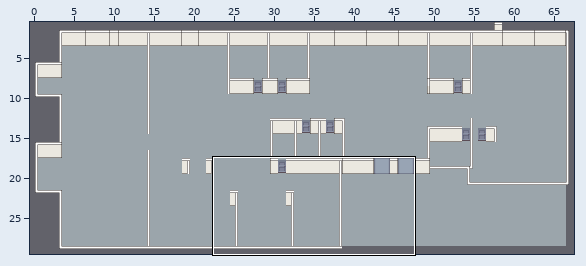
Two versions of a level (Tiled map, maps/office_floor_14/floor_14.tmx). Above: a wide view before the commit, with the close-up outlined.
Close-up. Before the commit:
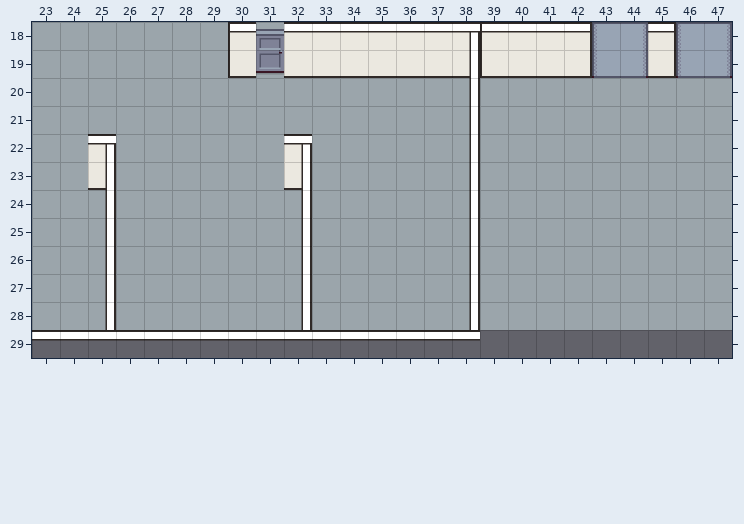
Cells are 32x32 px. Shown: x 23..47, y 18..29. The commit also changed other parts of the map, which this record leaves out.
Now the later version:
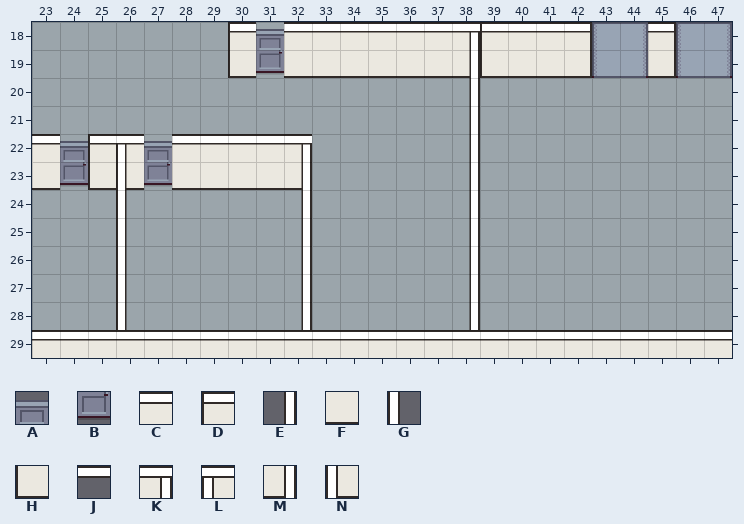
Key: from "office_32px": A 236, B 252; from "walls": C 2, D 40, E 48, F 50, G 53, H 56, J 82, K 133, L 134, M 212, N 214.
_ is an empty cell.
The exact change:
Layer "Ventanas-Paredes-Puertas":
Tile A now appears in row 22 at x 24 and 27.
Tile B now appears in row 23 at x 24 and 27.
The author changed tile J to tile C in row 29 at x 23 to 38.
Tile C now appears in row 22 at x 23 and 28 to 31; in row 29 at x 39 to 47.
The author changed tile K to tile D in row 22 at x 25.
Tile F now appears in row 23 at x 23 and 28 to 31.
Tile G now appears in rows 24 to 28 at x 26.
The author changed tile M to tile H in row 23 at x 25.
Tile L now appears in row 22 at x 26.
Tile N now appears in row 23 at x 26.
Tile E is removed in rows 24 to 28 at x 25.
Where, in picture pixels (left, top, right, bottom), the same in both close-ups:
changed: (32, 134, 732, 358)
